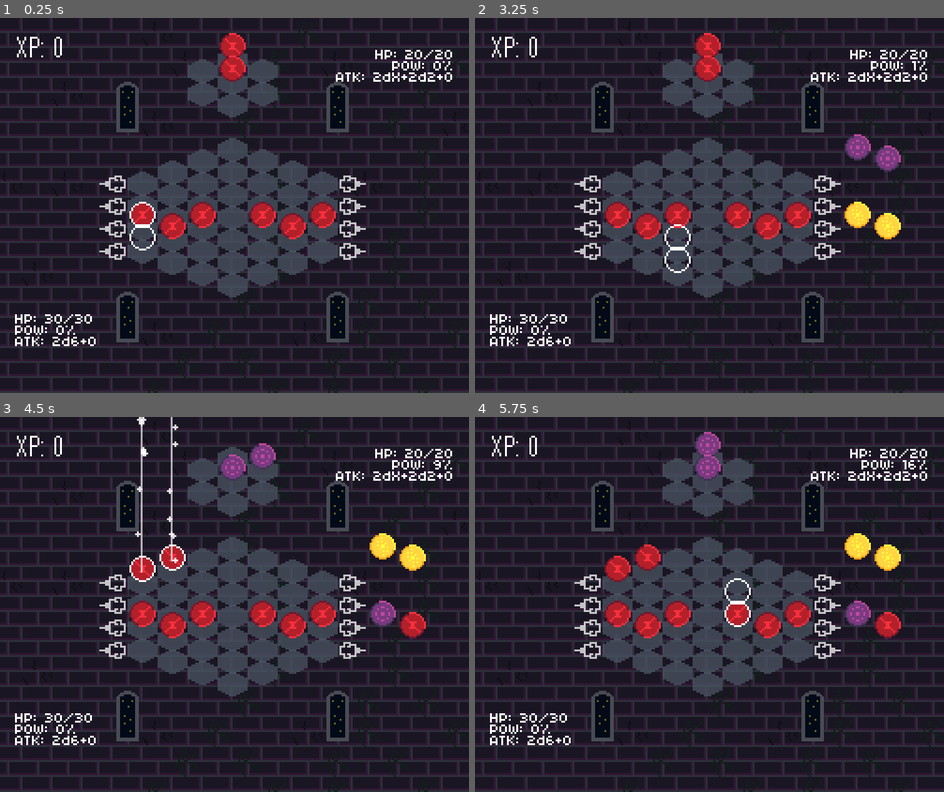
Above: before the commit, frames 1-4 (two rows, left to right).
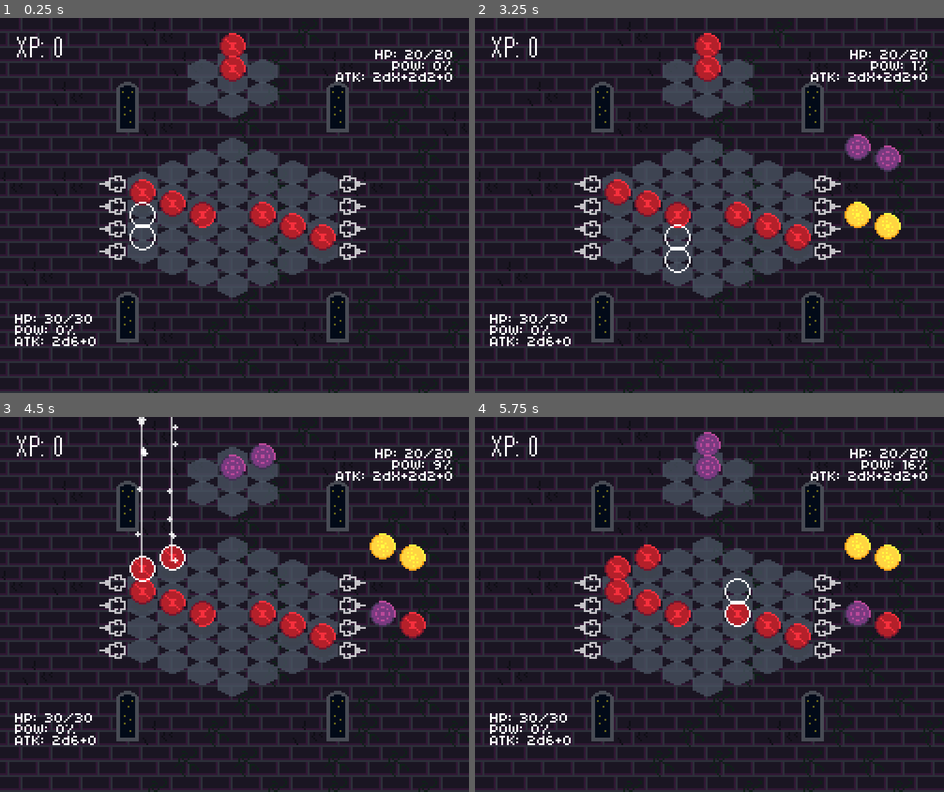
Above: after the commit, the same moments.

Repository: pibolib/tsunagari-tower
Game: Godot game, scene res://scene/maingame/Game.tscn
Two runs of this game, one before a commit and one after it. Both use one fixed random seed, a clock stepped at 60 frames per second and the inputs below.
Inputs (mouse positions are in pixels of both pictures, inside the frame that each line leads up to):
- Up to frame 1 (0.25 s): no input
- Up to frame 2 (3.25 s): tap Enter at 0.5, 2 s; move the mouse to (812, 186) at 0.52 s; press the mouse at (812, 186) at 0.53 s; tap Space at 1.25, 2.75 s; move the mouse to (615, 224) at 1.27 s; release the mouse at (615, 224) at 1.28 s; tap Mouse wheel down (action_rotate_ccw) at 1.35 s; move the mouse to (756, 123) at 2.02 s; hold Z (action_rotate_ccw_1shot) 2.03-2.78 s; move the mouse to (686, 280) at 2.77 s; tap Mouse wheel up (action_rotate_cw) at 2.85 s
- Up to frame 3 (4.5 s): move the mouse to (375, 660) at 3.52 s; hold X (action_rotate_cw_1shot) 3.53-4.28 s; move the mouse to (93, 548) at 4.27 s; click (93, 548) at 4.35 s
- Up to frame 4 (5.75 s): move the mouse to (732, 604) at 5.02 s; hold Mouse wheel down (action_rotate_ccw) from 5.03 s (still down)

The runs differ from the first frame. In frame 1, 1.8% of the frame differs, in the area x 27-72%, y 43-62%; in frame 2, 1.8%; in frame 3, 1.8%; in frame 4, 1.8%.

Commit message:
working on ui assets
we just committing to master now

Diff:
--- a/scene/maingame/Game.tscn
+++ b/scene/maingame/Game.tscn
@@ -251,7 +251,7 @@
 cell_size = Vector2( 16, 12 )
 cell_half_offset = 1
 format = 1
-tile_data = PoolIntArray( 131072, 1073741824, 0, 131073, 1073741824, 0, 131074, 1073741824, 0, 131076, 1073741824, 0, 131077, 1073741824, 0, 131078, 1073741824, 0 )
+tile_data = PoolIntArray( 65536, 0, 0, 65537, 0, 0, 131074, 1073741824, 0, 131076, 0, 0, 131077, 0, 0, 196614, 0, 0 )
 __meta__ = {
 "_edit_lock_": true
 }
Binary file changed: asset/gfx/ui.ase
